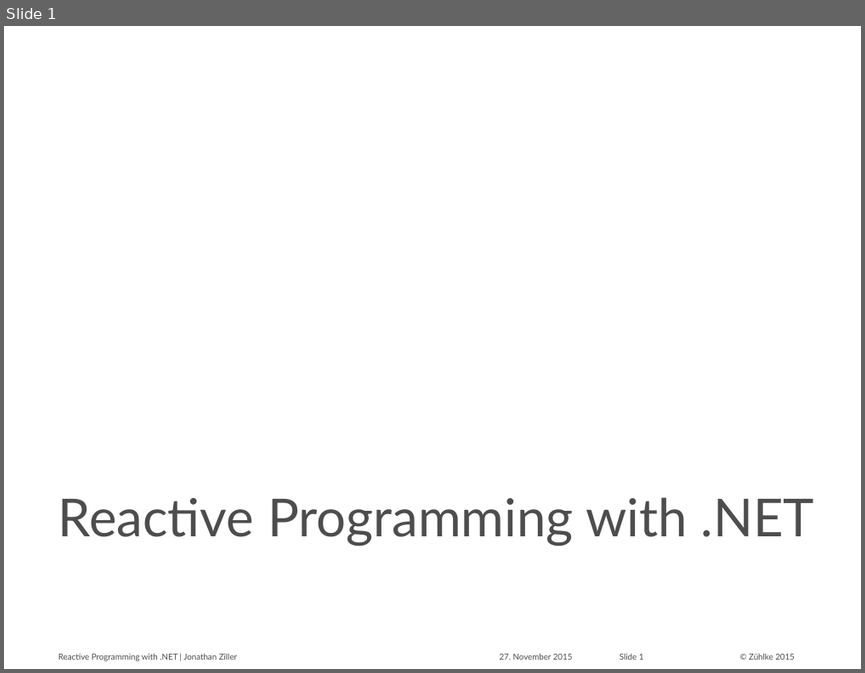
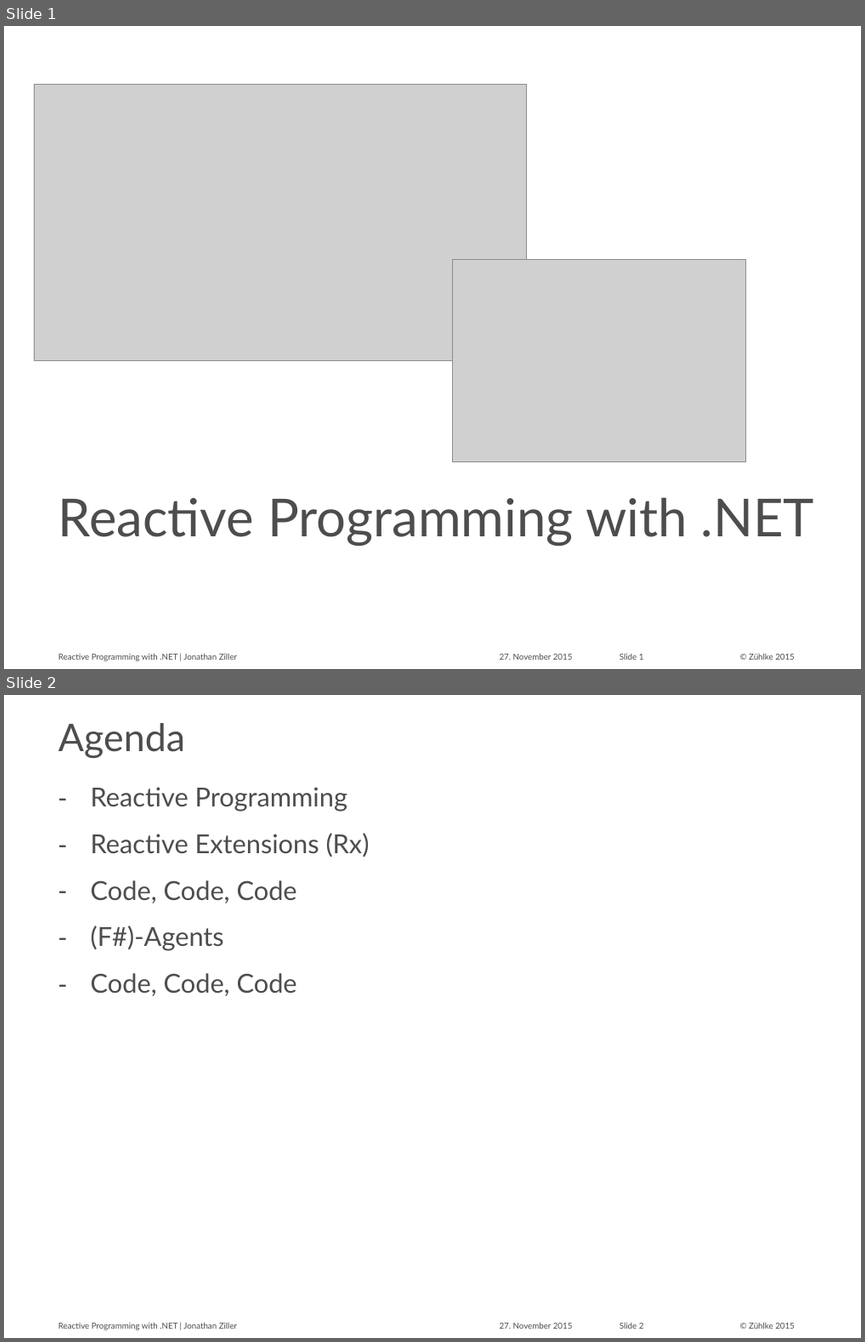
Before and after one commit to MrWolfZ/TechTalk-2015-11-27, a slide deck: Reactive Programming with .NET.pptx. Shown one above the other, each under a label of ours: slide 1 before the commit, slides 1 and 2 after it. The pictures are 865x673 and 865x1342 pixels, drawn with LibreOffice and Linux fonts; fonts in the diff are those of the drawing; grey boxes stand for pictures; background and template pictures are left out. Boxes give left, top, right and bottom in pixels: in the first picture for what was removed or moved away, otherwise in the second. Text is boxed around its words. In the diff, an @@ line names an element or a change of style, - is before the commit and + after.

```diff
--- a/Reactive Programming with .NET.pptx
+++ b/Reactive Programming with .NET.pptx
@@ slide 2 added at (x1=4, y1=695, x2=861, y2=1338), background #FFFFFF; not listed: 4 template elements that a slide beside it also shows @@
@@ title added at (x1=58, y1=723, x2=185, y2=758), 32 pt, text #4D4D4D @@
+Agenda
@@ text added at (x1=91, y1=787, x2=370, y2=996), 22 pt, text #4D4D4D @@
+– Reactive Programming
+– Reactive Extensions (Rx)
+– Code, Code, Code
+– (F#)-Agents
+– Code, Code, Code
@@ slide 1 changed as well @@
@@ picture added at (x1=34, y1=85, x2=526, y2=361) @@
@@ picture added at (x1=452, y1=260, x2=745, y2=462) @@
```
Also in this commit, not shown: 6 other slides added, 7 slides removed.
